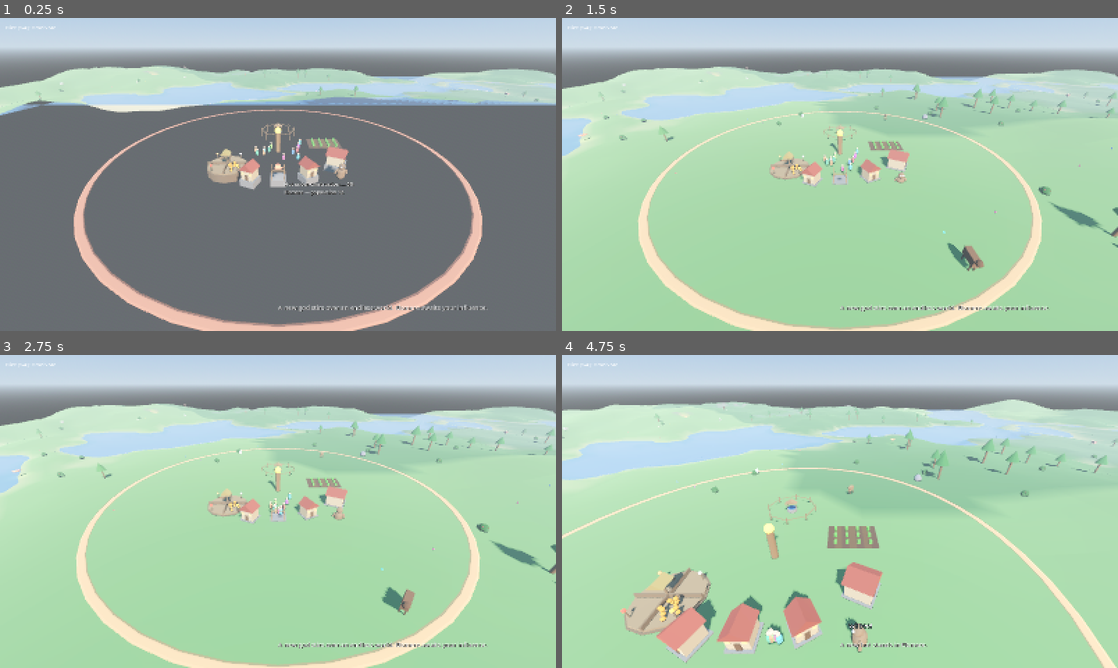
Above: before the commit, frames 1-4 (two rows, left to right).
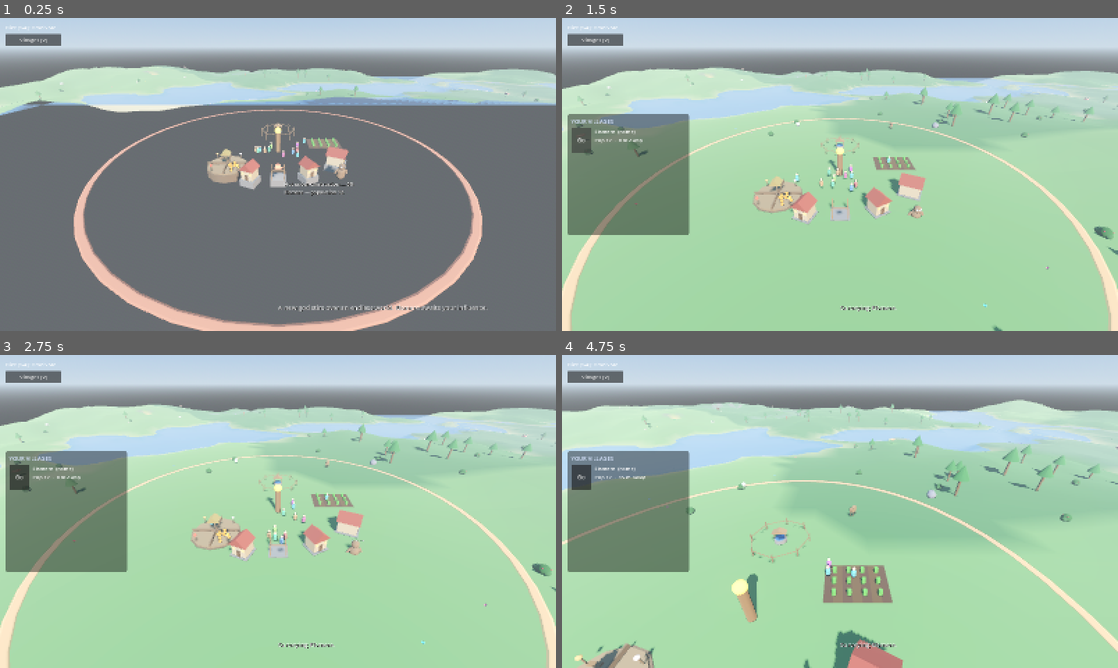
Above: after the commit, the same moments.

Repository: tjloman/tjloman
Game: Godot game, scene res://scenes/main.tscn
Two runs of this game, one before a commit and one after it. Both use one fixed random seed, a clock stepped at 60 frames per second and the inputs below.
Inputs (mouse positions are in pixels of both pictures, inside the frame that each line leads up to):
- Up to frame 1 (0.25 s): no input
- Up to frame 2 (1.5 s): click (595, 39) at 0.5 s, where only the run after the commit has a clickable "Villages [V]"; click (578, 140) at 1.25 s, where only the run after the commit has a clickable "Go"
- Up to frame 3 (2.75 s): click (16, 477) at 2 s, where only the run after the commit has a clickable "Go"
- Up to frame 4 (4.75 s): move the mouse to (962, 495) at 2.77 s; hold Right 2.78-3.5 s; hold V (toggle_villages, bound only after the commit) 2.78-3.5 s; click (962, 495) at 2.92 s; drag from (728, 527) to (812, 574) at 3.52 s; move the mouse to (895, 442) at 4.27 s; hold Right from 4.28 s (still down); hold W (cam_forward) from 4.28 s (still down); click (895, 442) at 4.42 s; tap V (toggle_villages, bound only after the commit) at 4.55 s

The runs differ from the first frame. In frame 1, 0.5% of the frame differs, in the area x 1-55%, y 4-46%; in frame 2, 23%; in frame 3, 23%; in frame 4, 28%, in the area x 0-100%, y 4-100%.

Commit message:
Manual resource hauling, pooled job distribution, village roster, farm-under-store fix
Villagers now use the muscles God gave them:
- Gathered grain, fish, meat, lumber, and stone no longer teleport to the
  storehouse. After a harvest/catch/fell/quarry/butcher the villager
  shoulders the load (visible bundle in hand) and walks it home in a new
  HAULING state; nothing is banked until they actually reach the store. A
  load abandoned in fright (or when the store is gone) is dropped and lost.

Pooled, distributed priorities (no more first-run conga lines):
- Village.job_counts() tallies who is on each job; _pick_job discourages
  work the flock is already crowding onto (CROWD_PENALTY per worker), so
  villagers fan out across the village's needs. Because villagers decide
  sequentially, this also spreads the very first wave of assignments.

Farm-under-store fix:
- The starter storehouse is now built BEFORE the founding field, so the
  field's clearance check sees the store's final position and steers clear
  of it (no field buried under the market floor). Fixed the shadowed
  'farm' local in Village.pick_farm.

Village roster (V, or the "Villages" button):
- A toggleable directory of the villages that believe in you — population
  and distance, each with a Go button that snaps the camera to it
  (CameraRig.snap_to). Rows are deliberately roomy so future per-village
  readouts (belief, unrest, unlocks) can slot in.

Co-Authored-By: Claude Opus 4.8 <noreply@anthropic.com>
Claude-Session: https://claude.ai/code/session_01NqBKfyc5c6bViy6kUi2S7P

Diff:
--- a/scripts/main.gd
+++ b/scripts/main.gd
@@ -144,6 +144,7 @@
 		"cam_rotate_right": [KEY_E],
 		"toggle_help": [KEY_F1],
 		"cycle_quality": [KEY_F2],
+		"toggle_villages": [KEY_V],
 		"diet_vegan": [KEY_1],
 		"diet_omnivore": [KEY_2],
 		"diet_carnivore": [KEY_3],
--- a/scripts/player/camera_rig.gd
+++ b/scripts/player/camera_rig.gd
@@ -202,6 +202,16 @@
 	global_position = Vector3(focus.x + offset.x, global_position.y, focus.z + offset.z)
 
 
+## Jump the rig to look at a world point (used by the village roster). Breaks
+## any follow, centres on the point, and pulls back to a comfortable survey
+## height so the whole settlement sits in frame.
+func snap_to(world_pos: Vector3) -> void:
+	follow_target = null
+	global_position.x = world_pos.x
+	global_position.z = world_pos.z
+	zoom_distance = clampf(zoom_distance, 22.0, 45.0)
+
+
 ## Pan by a world-space delta (used by DivineHand's grab-the-land drag).
 func pan_world(delta_vec: Vector3) -> void:
 	follow_target = null  # grabbing the land breaks the follow
--- a/scripts/ui/hud.gd
+++ b/scripts/ui/hud.gd
@@ -22,6 +22,10 @@
 var _creature_panel: PanelContainer
 var _creature_label: Label
 var _praise_scold: HBoxContainer
+var _roster_panel: PanelContainer
+var _roster_list: VBoxContainer
+var _roster_button: Button
+var _roster_refresh := 0.0
 
 
 func _ready() -> void:
@@ -33,6 +37,7 @@
 	_build_hover_label()
 	_build_message_label()
 	_build_help_panel()
+	_build_roster()
 
 	GameState.announcement.connect(_on_announcement)
 	GameState.cast_hint.connect(_on_cast_hint)
@@ -209,6 +214,7 @@
 1 / 2 / 3 / 4 .............. village diet: Vegan / Omnivore / Carnivore / Cannibal
 P / L (hand near creature) . PET (reward) / SCOLD (discourage) its last deed
 C .......................... LOCK the camera onto your creature (again to release)
+V .......................... open the VILLAGES roster — snap the camera to any of yours
 F1 ......................... toggle this help
 F2 ......................... cycle graphics quality: Low / Medium / High
 
@@ -291,6 +297,7 @@
 
 	_update_creature_panel()
 	_update_miracle_panel(delta)
+	_update_roster(delta)
 
 	if _message_timer > 0.0:
 		_message_timer -= delta
@@ -336,6 +343,121 @@
 			int(creature.bond), int(creature.hunger), int(creature.energy)]
 
 
+## Village roster ------------------------------------------------------------
+
+## A toggleable directory of the villages that believe in you: population,
+## distance, and a Go button that snaps the camera to each. Lines are kept
+## roomy — more per-village readouts (belief, unrest, unlocks) will slot in
+## as those systems land.
+func _build_roster() -> void:
+	_roster_button = Button.new()
+	_roster_button.text = "Villages [V]"
+	_roster_button.position = Vector2(16, 46)
+	_roster_button.custom_minimum_size = Vector2(160, 34)
+	_roster_button.focus_mode = Control.FOCUS_NONE
+	_roster_button.add_theme_font_size_override("font_size", 15)
+	_roster_button.pressed.connect(_toggle_roster)
+	add_child(_roster_button)
+
+	_roster_panel = PanelContainer.new()
+	_roster_panel.visible = false
+	_roster_panel.set_anchors_and_offsets_preset(
+		Control.PRESET_CENTER_LEFT, Control.PRESET_MODE_MINSIZE, 16)
+	_roster_panel.grow_vertical = Control.GROW_DIRECTION_BOTH
+	_roster_panel.mouse_filter = Control.MOUSE_FILTER_STOP
+	_roster_panel.add_theme_stylebox_override("panel", _dim_panel_style())
+
+	var outer := VBoxContainer.new()
+	outer.add_theme_constant_override("separation", 6)
+	var title := Label.new()
+	title.text = "YOUR VILLAGES"
+	title.add_theme_font_size_override("font_size", 16)
+	title.add_theme_color_override("font_color", Color(0.85, 0.9, 1.0))
+	outer.add_child(title)
+
+	var scroll := ScrollContainer.new()
+	scroll.custom_minimum_size = Vector2(330, 300)
+	scroll.horizontal_scroll_mode = ScrollContainer.SCROLL_MODE_DISABLED
+	_roster_list = VBoxContainer.new()
+	_roster_list.add_theme_constant_override("separation", 8)
+	_roster_list.size_flags_horizontal = Control.SIZE_EXPAND_FILL
+	scroll.add_child(_roster_list)
+	outer.add_child(scroll)
+	_roster_panel.add_child(outer)
+	add_child(_roster_panel)
+
+
+func _toggle_roster() -> void:
+	_roster_panel.visible = not _roster_panel.visible
+	if _roster_panel.visible:
+		_rebuild_roster()
+		_roster_refresh = 0.5
+
+
+## While open, refresh every half-second so population and distance stay live
+## and newly converted villages appear.
+func _update_roster(delta: float) -> void:
+	if _roster_panel == null or not _roster_panel.visible:
+		return
+	_roster_refresh -= delta
+	if _roster_refresh <= 0.0:
+		_roster_refresh = 0.5
+		_rebuild_roster()
+
+
+func _rebuild_roster() -> void:
+	for child in _roster_list.get_children():
+		child.queue_free()
+	var cam := camera_rig.global_position if camera_rig != null else Vector3.ZERO
+	var mine: Array = []
+	for v in get_tree().get_nodes_in_group("village"):
+		var vil := v as Village
+		if is_instance_valid(vil) and vil.converted:
+			mine.append(vil)
+	mine.sort_custom(func(a: Village, b: Village) -> bool:
+		return a.global_position.distance_to(cam) < b.global_position.distance_to(cam))
+	if mine.is_empty():
+		var none := Label.new()
+		none.text = "No village yet believes in you.\nConvert one with your miracles."
+		none.add_theme_font_size_override("font_size", 14)
+		_roster_list.add_child(none)
+		return
+	for vil: Village in mine:
+		_roster_list.add_child(_roster_row(vil, cam))
+
+
+func _roster_row(vil: Village, cam: Vector3) -> Control:
+	var row := HBoxContainer.new()
+	row.custom_minimum_size = Vector2(300, 60)  # roomy — future stats go here
+	row.add_theme_constant_override("separation", 10)
+
+	var go := Button.new()
+	go.text = "Go"
+	go.custom_minimum_size = Vector2(58, 52)
+	go.focus_mode = Control.FOCUS_NONE
+	go.add_theme_font_size_override("font_size", 16)
+	go.pressed.connect(_snap_to_village.bind(vil))
+	row.add_child(go)
+
+	var flat := Vector2(vil.global_position.x - cam.x, vil.global_position.z - cam.z)
+	var home := "  (home)" if vil.is_player_home else ""
+	var label := Label.new()
+	label.text = "%s%s\nPop %d  ·  %d m away\n " % [
+		vil.village_name, home, vil.population(), int(round(flat.length()))]
+	label.add_theme_font_size_override("font_size", 15)
+	label.add_theme_color_override("font_color", Color.WHITE)
+	label.size_flags_horizontal = Control.SIZE_EXPAND_FILL
+	label.size_flags_vertical = Control.SIZE_SHRINK_CENTER
+	row.add_child(label)
+	return row
+
+
+func _snap_to_village(vil: Village) -> void:
+	if is_instance_valid(vil) and camera_rig != null:
+		camera_rig.snap_to(vil.global_position)
+		GameState.announce("Surveying %s." % vil.village_name)
+
+
 func _on_praise() -> void:
 	if is_instance_valid(creature):
 		creature.praise()
@@ -355,6 +477,8 @@
 func _unhandled_input(event: InputEvent) -> void:
 	if event.is_action_pressed("toggle_help"):
 		_help_panel.visible = not _help_panel.visible
+	elif event.is_action_pressed("toggle_villages"):
+		_toggle_roster()
 
 
 func _on_announcement(text: String) -> void:
--- a/scripts/villager/villager.gd
+++ b/scripts/villager/villager.gd
@@ -16,6 +16,7 @@
 	GO_PREACH, PREACHING, GO_FEED, GO_BUILD_FARM, BUILDING_FARM,
 	GO_FISH, FISHING, COURT, FOLLOW_MOM, AT_SCHOOL, TEACH,
 	GO_BUILD_EDUBBA, BUILDING_EDUBBA,
+	HAULING,
 	FLEE, HELD, FALLING, DYING,
 }
 
@@ -45,6 +46,10 @@
 const DROWN_DEPTH := 1.1        # water this deep over the feet drowns them
 const DYING_SECONDS := 10.0     # the window to be healed or lifted back to life
 const REVIVE_HEALTH := 10.0     # what a rescue restores them to
+
+## How much an already-taken job is discouraged for each villager on it, so
+## the flock spreads across the village's needs instead of all rushing one.
+const CROWD_PENALTY := 7.0
 
 var village: Village
 var home: House = null
@@ -95,6 +100,11 @@
 var _target_bush: ForageBush = null
 var _target_farm: Farm = null
 var _carrying_feed := false
+var _carry_kind := ""            # non-empty while hauling a gathered load home
+var _carry_amount := 0
+var _carry_job := ""             # the job this load came from (for crowd tally)
+var _carry_announce := ""        # spoken on delivery, if the player's home
+var _carry_visual: Node3D = null
 var _farm_spot := Vector3.INF
 var _fish_spot := Vector3.INF
 var _world_cache: WorldGen = null
@@ -239,10 +249,12 @@
 			if _action_time <= 0.0:
 				if _target_farm.is_harvestable():
 					var yield_bonus := 1 if village.has_pack_animal() else 0
-					village.store.add(FoodItem.FoodType.PLANT, _target_farm.harvest() + yield_bonus)
-					if village.is_player_home:
-						GameState.announce("%s brought in the harvest." % villager_name)
-				_decide()
+					var grain := _target_farm.harvest() + yield_bonus
+					_release_farm()  # done here; free the field before the long walk back
+					_carry_announce = "%s brought in the harvest." % villager_name
+					_begin_haul("plant", grain, "farm")
+				else:
+					_decide()
 		State.GO_FEED:
 			if not _carrying_feed:
 				if _move_toward(village.store.global_position, WALK_SPEED * _speed_factor(), delta):
@@ -265,11 +277,10 @@
 			_apply_gravity_only(delta)
 			_action_time -= delta
 			if _action_time <= 0.0:
-				village.store.add(FoodItem.FoodType.MEAT, 1)
 				if village.is_player_home and randf() < 0.3:
 					GameState.announce("%s pulled a fish from the shallows." % villager_name)
 				_fish_spot = Vector3.INF
-				_decide()
+				_begin_haul("meat", 1, "fish")
 		State.GO_BUILD_FARM:
 			if _move_toward(_farm_spot, WALK_SPEED * _speed_factor(), delta):
 				_dismount()
@@ -295,6 +306,17 @@
 			if _action_time <= 0.0:
 				village.spawn_edubba_at(_edubba_spot)
 				_edubba_spot = Vector3.INF
+				_decide()
+		State.HAULING:
+			# Carry the gathered load home on foot — nothing teleports to the
+			# store; if the store is gone, the load is simply dropped.
+			if village == null or village.store == null \
+					or not is_instance_valid(village.store):
+				_clear_carry()
+				_decide()
+			elif _move_toward(village.store.global_position,
+					WALK_SPEED * _speed_factor(), delta, 2.2):
+				_deliver_carry()
 				_decide()
 		State.COURT:
 			# Court at the totem; conception happens while worshipping there.
@@ -316,26 +338,33 @@
 			_process_go_target(_target_animal, delta, State.HUNTING, 2.0)
 		State.HUNTING:
 			if _wait(delta):
+				var meat := 0
 				if is_instance_valid(_target_animal):
-					var meat := _target_animal.meat_yield() + (1 if village.has_pack_animal() else 0)
+					meat = _target_animal.meat_yield() + (1 if village.has_pack_animal() else 0)
 					_target_animal.die(false)
-					village.store.add(FoodItem.FoodType.MEAT, meat)
 				_target_animal = null
-				_decide()
+				if meat > 0:
+					_begin_haul("meat", meat, "hunt")
+				else:
+					_decide()
 		State.GO_BUTCHER:
 			_process_go_target(_target_corpse, delta, State.BUTCHERING, 2.5)
 		State.BUTCHERING:
 			if _wait(delta):
+				var butchered := false
 				if is_instance_valid(_target_corpse):
 					var corpse_name := _target_corpse.villager_name
 					_target_corpse.queue_free()
-					village.store.add(FoodItem.FoodType.MEAT, 2)
 					morality = maxf(morality - 20.0, -100.0)
+					butchered = true
 					if village.is_player_home:
 						GameState.announce("%s butchered the remains of %s. The gods avert their eyes."
 							% [villager_name, corpse_name])
 				_target_corpse = null
-				_decide()
+				if butchered:
+					_begin_haul("meat", 2, "butcher")
+				else:
+					_decide()
 		State.GO_CHOP:
 			_process_go_target(_target_tree, delta, State.CHOPPING, 4.0)
 		State.CHOPPING:
@@ -343,12 +372,15 @@
 			_action_time -= delta
 			_work_noise("saw", 0.9, delta)
 			if _action_time <= 0.0:
+				var lumber := 0
 				if is_instance_valid(_target_tree) and not _target_tree.is_felled() \
 						and not _target_tree.is_held():
-					var lumber := _target_tree.fell() + (1 if village.has_pack_animal() else 0)
-					village.store.add_lumber(lumber)
+					lumber = _target_tree.fell() + (1 if village.has_pack_animal() else 0)
 				_target_tree = null
-				_decide()
+				if lumber > 0:
+					_begin_haul("lumber", lumber, "chop")
+				else:
+					_decide()
 		State.GO_QUARRY:
 			_process_go_target(_target_deposit, delta, State.QUARRYING, 4.0)
 		State.QUARRYING:
@@ -356,11 +388,14 @@
 			_action_time -= delta
 			_work_noise("pick", 0.8, delta)
 			if _action_time <= 0.0:
+				var stone := 0
 				if is_instance_valid(_target_deposit):
-					var stone := _target_deposit.quarry() + (1 if village.has_pack_animal() else 0)
-					village.store.add_stone(stone)
+					stone = _target_deposit.quarry() + (1 if village.has_pack_animal() else 0)
 				_target_deposit = null
-				_decide()
+				if stone > 0:
+					_begin_haul("stone", stone, "quarry")
+				else:
+					_decide()
 		State.GO_BUILD:
 			if _build_site == null or not is_instance_valid(_build_site):
 				_build_site = null
@@ -586,6 +621,7 @@
 	match state:
 		State.DYING: return "dying"
 		State.FALLING: return "fall"
+		State.HAULING: return "carry"
 		State.HELD: return "idle"
 		State.FLEE: return "run"
 		State.SLEEPING: return "sleep"
@@ -689,6 +725,8 @@
 func _decide() -> void:
 	_dismount()
 	_release_farm()  # re-deciding drops any field claim, so others may take it
+	if _carry_kind != "":
+		_clear_carry()  # a load abandoned mid-haul is lost (interrupted by fear, etc.)
 	# Survival first.
 	if energy < 20.0:
 		_go_sleep()
@@ -811,13 +849,20 @@
 
 	if scores.is_empty():
 		return false
+	# Pooled distribution: discourage jobs the flock is already crowding onto,
+	# so villagers fan out across the village's needs instead of all rushing the
+	# nearest tree or field (the first-run conga line).
+	var crowd := village.job_counts()
 	var best: String = ""
-	var best_score := 0.0
+	var best_score := -INF
 	for job: String in scores:
-		var jittered: float = scores[job] + randf_range(-5.0, 5.0)
+		var jittered: float = scores[job] + randf_range(-5.0, 5.0) \
+			- CROWD_PENALTY * float(crowd.get(job, 0))
 		if jittered > best_score:
 			best_score = jittered
 			best = job
+	if best == "":
+		return false
 	_start_job(best)
 	return true
 
@@ -989,6 +1034,77 @@
 	_target_food = null
 
 
+## Hauling -------------------------------------------------------------------
+
+## Shoulder a gathered load and set off for the storehouse on foot. Nothing is
+## banked until they actually arrive (see State.HAULING / _deliver_carry).
+func _begin_haul(kind: String, amount: int, origin_job: String) -> void:
+	if amount <= 0 or village == null:
+		_decide()
+		return
+	_carry_kind = kind
+	_carry_amount = amount
+	_carry_job = origin_job
+	_make_carry_visual(kind)
+	state = State.HAULING
+
+
+## Bank the carried load into the store and put the load down.
+func _deliver_carry() -> void:
+	if village != null and is_instance_valid(village.store):
+		match _carry_kind:
+			"plant": village.store.add(FoodItem.FoodType.PLANT, _carry_amount)
+			"meat": village.store.add(FoodItem.FoodType.MEAT, _carry_amount)
+			"lumber": village.store.add_lumber(_carry_amount)
+			"stone": village.store.add_stone(_carry_amount)
+		if _carry_announce != "" and village.is_player_home:
+			GameState.announce(_carry_announce)
+	_clear_carry()
+
+
+## Drop whatever is being carried (delivered, or abandoned) and forget it.
+func _clear_carry() -> void:
+	_carry_kind = ""
+	_carry_amount = 0
+	_carry_job = ""
+	_carry_announce = ""
+	if is_instance_valid(_carry_visual):
+		_carry_visual.queue_free()
+	_carry_visual = null
+
+
+## A little bundle in the hands so the eye can see WHAT they are carrying.
+func _make_carry_visual(kind: String) -> void:
+	if is_instance_valid(_carry_visual):
+		_carry_visual.queue_free()
+	var color := Color(0.87, 0.72, 0.32)  # plant / grain
+	match kind:
+		"meat": color = Color(0.72, 0.24, 0.2)
+		"lumber": color = Color(0.55, 0.4, 0.25)
+		"stone": color = Color(0.55, 0.54, 0.56)
+	_carry_visual = Util.lite_box(Vector3(0.34, 0.28, 0.34), color, Vector3(0, 0.95, 0.34))
+	_visuals.add_child(_carry_visual)
+
+
+## The job this villager currently occupies, for the village's crowd tally
+## (so the flock spreads across needs). "" when idle/at home tasks.
+func current_job() -> String:
+	match state:
+		State.GO_BUILD, State.BUILDING: return "build"
+		State.GO_CHOP, State.CHOPPING: return "chop"
+		State.GO_QUARRY, State.QUARRYING: return "quarry"
+		State.GO_FARM, State.FARMING: return "farm"
+		State.GO_FEED: return "feed"
+		State.GO_BUILD_FARM, State.BUILDING_FARM: return "build_farm"
+		State.GO_BUILD_EDUBBA, State.BUILDING_EDUBBA: return "build_edubba"
+		State.GO_HUNT, State.HUNTING: return "hunt"
+		State.GO_FISH, State.FISHING: return "fish"
+		State.GO_BUTCHER, State.BUTCHERING: return "butcher"
+		State.GO_TAME, State.TAMING: return "tame"
+		State.HAULING: return _carry_job
+	return ""
+
+
 ## Target finding ------------------------------------------------------------
 
 func _nearest_edible_ground_food() -> FoodItem:
@@ -1502,6 +1618,7 @@
 		State.GO_BUILD_FARM, State.BUILDING_FARM: return "breaking new ground"
 		State.GO_BUILD_EDUBBA, State.BUILDING_EDUBBA: return "raising the Edubba"
 		State.GO_FISH, State.FISHING: return "fishing"
+		State.HAULING: return "hauling to the storehouse"
 		State.COURT: return "courting at the totem"
 		State.FOLLOW_MOM: return "following mother"
 		State.AT_SCHOOL: return "at school"
@@ -1527,6 +1644,7 @@
 		State.WORSHIPPING: return "pray"
 		State.PREACHING: return "hear me!"
 		State.FISHING: return "fish?"
+		State.HAULING: return "haul"
 		State.COURT: return "♥"
 		State.FOLLOW_MOM: return "mama"
 		State.AT_SCHOOL: return "abc"
--- a/scripts/world/village.gd
+++ b/scripts/world/village.gd
@@ -59,17 +59,19 @@
 	_build_totem()
 	_build_pen()
 
-	farm = Farm.new()
-	farm.position = _farm_position(Vector3(10, 0, -4))
-	add_child(farm)
-	farms.append(farm)
-
 	# The round market sits well clear of the house ring to the northwest.
 	store = FoodStore.new()
 	store.position = _grounded(Vector3(-9, 0, 6), 3.5)
 	add_child(store)
 	if is_player_home:
 		store.plant_food += 8  # a founding surplus, so the game starts kind
+
+	# The founding field is placed AFTER the store so its clearance check reads
+	# the store's final spot — no field ends up buried under the market floor.
+	farm = Farm.new()
+	farm.position = _farm_position(Vector3(10, 0, -4))
+	add_child(farm)
+	farms.append(farm)
 
 	_build_influence_ring()
 	_build_starting_houses()
@@ -178,13 +180,13 @@
 	var best: Farm = null
 	var best_dist := INF
 	for f in farms:
-		var farm := f as Farm
-		if not farm.is_workable() or not farm.is_free_for(by):
+		var field := f as Farm
+		if not field.is_workable() or not field.is_free_for(by):
 			continue
-		var d := from.distance_to(farm.global_position)
+		var d := from.distance_to(field.global_position)
 		if d < best_dist:
 			best_dist = d
-			best = farm
+			best = field
 	if best != null:
 		best.claim(by)
 	return best
@@ -400,6 +402,18 @@
 
 func population() -> int:
 	return my_villagers().size()
+
+
+## How many of my villagers are currently occupied by each job — a deciding
+## villager reads this to steer toward under-served work, so the flock spreads
+## across the village's needs instead of all conga-lining to one resource.
+func job_counts() -> Dictionary:
+	var counts := {}
+	for v in my_villagers():
+		var job := v.current_job()
+		if job != "":
+			counts[job] = counts.get(job, 0) + 1
+	return counts
 
 
 func average_morality() -> float:
Not shown, changed: .gdlintrc
Not shown, changed: README.md
